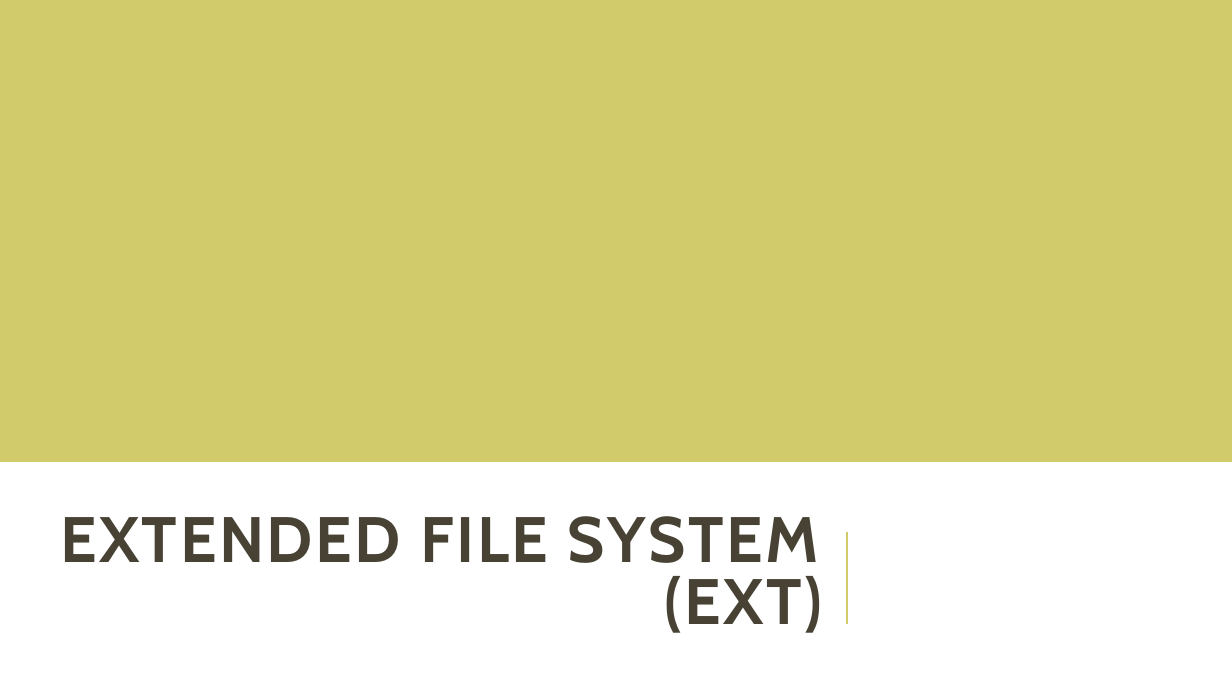
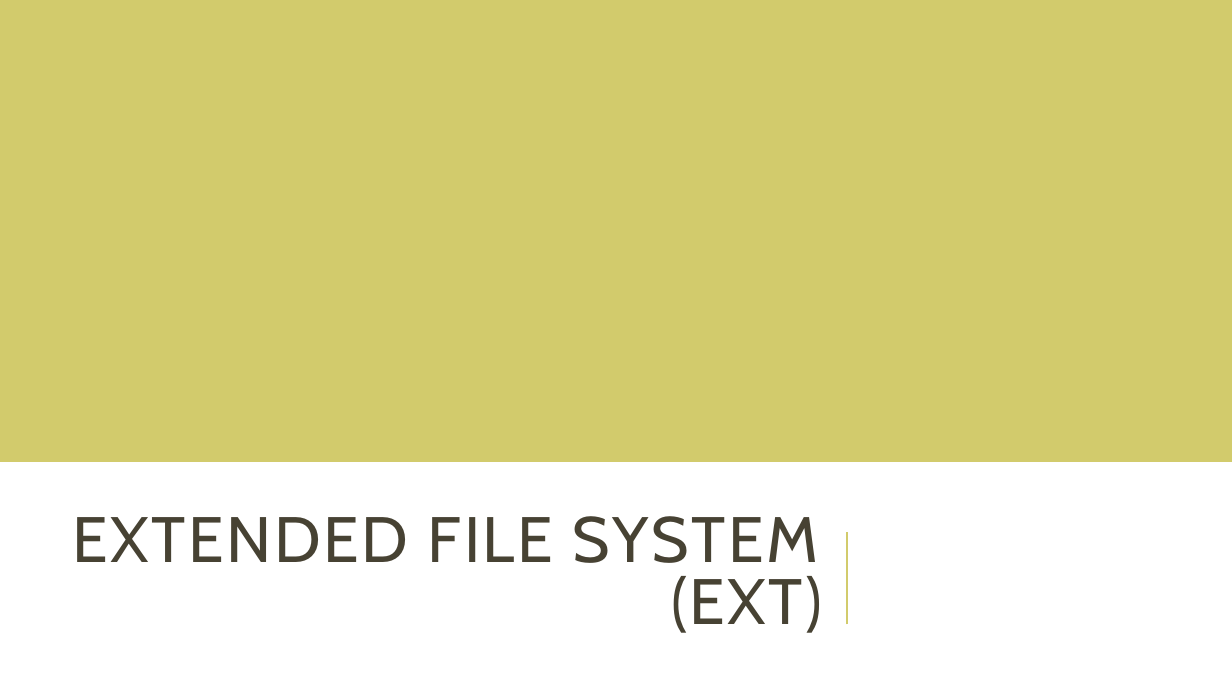
Before and after one commit to unamfi/sistop-2020-1, a slide deck: slide 2 of exposiciones/GonzálezAndrés/Extended.pptx. Drawn at 1232x693 pixels with LibreOffice and Linux fonts; fonts in the diff are those of the drawing. Boxes give left, top, right and bottom in pixels: in the first picture for what was removed or moved away, otherwise in the second. Text is boxed around its words. In the diff, an @@ line names an element or a change of style, - is before the commit and + after.

```diff
--- a/exposiciones/GonzálezAndrés/Extended.pptx
+++ b/exposiciones/GonzálezAndrés/Extended.pptx
@@ title "EXTENDED FILE SYSTEM (EXT)" at bbox=[73, 516, 822, 633]: bold off @@
```
Also in this commit, not shown: 1 other slide changed, 6 slides added.
